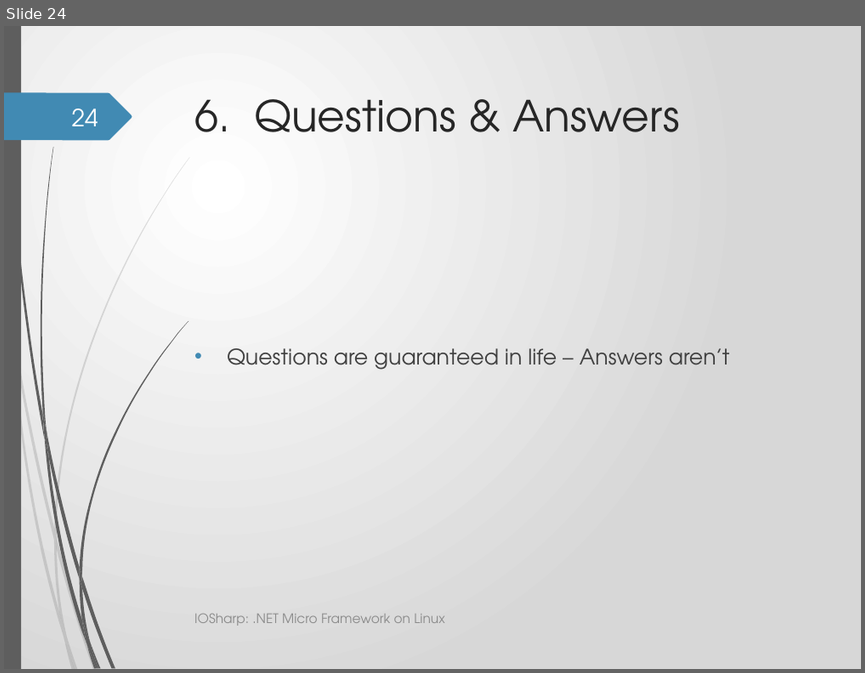
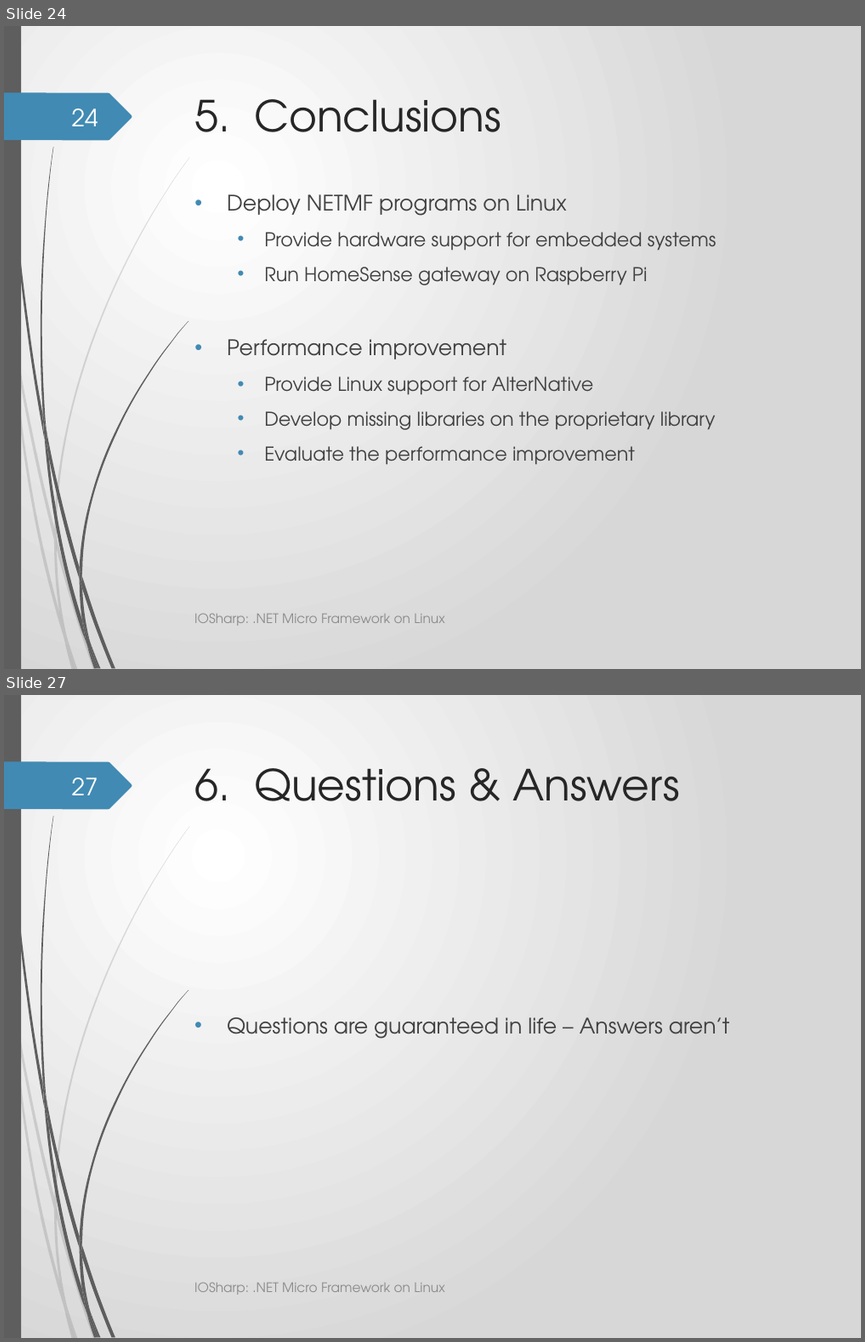
Before and after one commit to GerardSoleCa/BachelorThesisMisc, a slide deck: ThesisDoc/IOSharp2.pptx. Shown one above the other, each under a label of ours: slide 24 before the commit, slides 24 and 27 after it; the slides between them are not shown. The pictures are 865x673 and 865x1342 pixels, drawn with LibreOffice and Linux fonts; fonts in the diff are those of the drawing; background and template pictures are left out. Boxes give left, top, right and bottom in pixels: in the first picture for what was removed or moved away, otherwise in the second. Text is boxed around its words. In the diff, an @@ line names an element or a change of style, - is before the commit and + after.

```diff
--- a/ThesisDoc/IOSharp2.pptx
+++ b/ThesisDoc/IOSharp2.pptx
@@ slide 24 added at [4,26,861,669], background gradient #FFFFFF to #D7D7D7; not listed: 24 template elements that a slide beside it also shows @@
@@ title added at [194,99,501,132], 36 pt, text #262626 @@
+5. Conclusions
@@ page number added at [72,108,98,126], 20 pt, text #FEFFFF @@
+24
@@ text added at [227,194,716,465], 16 pt, text #404040 @@
+• Deploy NETMF programs on Linux
+  • Provide hardware support for embedded systems
+  • Run HomeSense gateway on Raspberry Pi
+• Performance improvement
+  • Provide Linux support for AlterNative
+  • Develop missing libraries on the proprietary library
+  • Evaluate the performance improvement
@@ text added at [194,612,444,625], 11 pt, text #8C8C8C @@
+IOSharp: .NET Micro Framework on Linux
@@ what was slide 24 is now slide 27 @@
@@ page number at [72,777,98,795]: text changed @@
-24
+27
```
Also in this commit, not shown: 20 slides changed, 3 other slides added, 1 slide removed, 7 other files.
